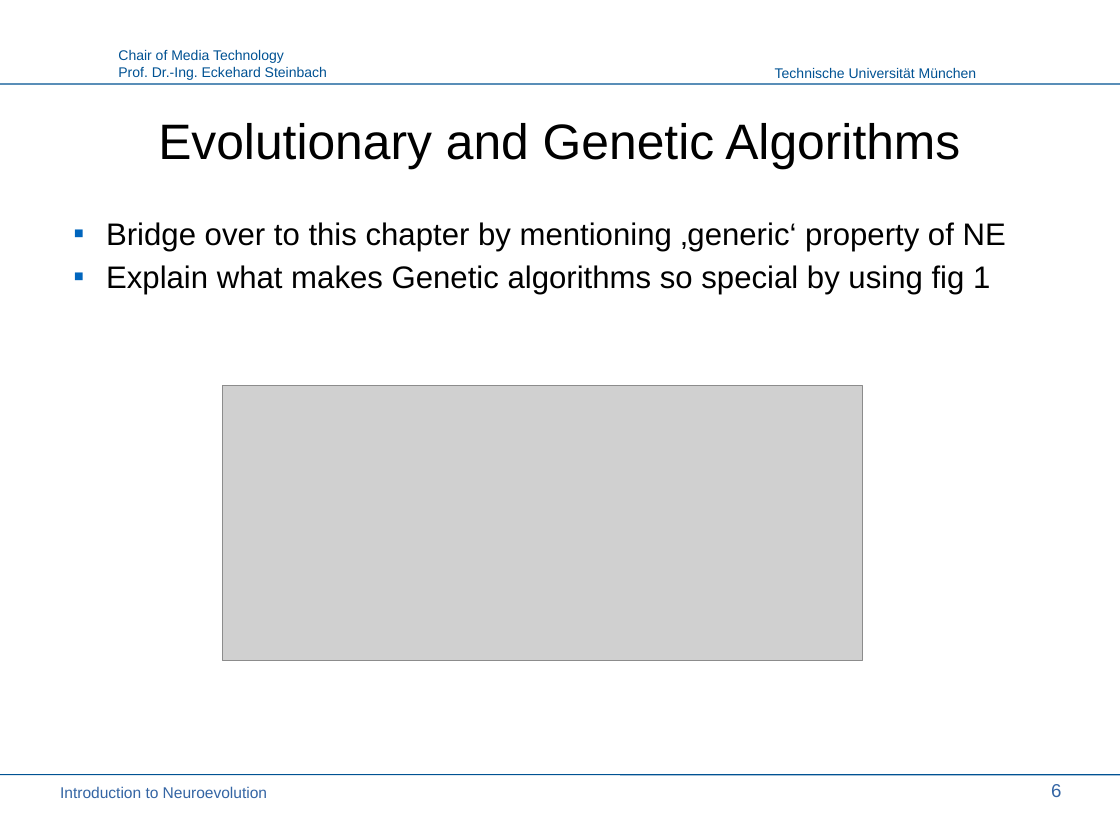
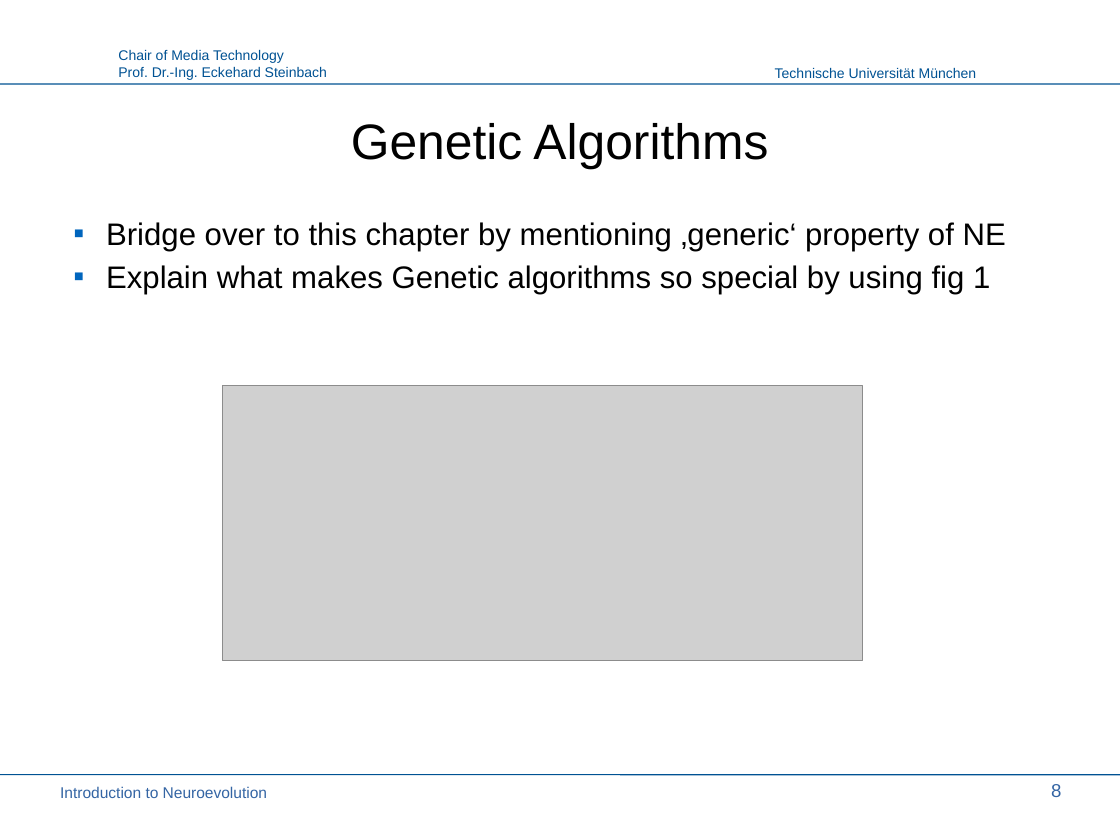
Before and after one commit to PaulPauls/Neuroevolution_of_Augmenting_Topologies_Paper, a slide deck: slide 8 of presentation/neuroevolution_presentation.odp (slide 6 before the commit). Drawn at 1120x840 pixels with LibreOffice and Linux fonts; fonts in the diff are those of the drawing; grey boxes stand for pictures; background and template pictures are left out. Boxes give left, top, right and bottom in pixels: in the first picture for what was removed or moved away, otherwise in the second. Text is boxed around its words. In the diff, an @@ line names an element or a change of style, - is before the commit and + after.

Commit message:
Iterate over presentation, adding some text from paper also applicable in presentation

```diff
--- a/presentation/neuroevolution_presentation.odp
+++ b/presentation/neuroevolution_presentation.odp
@@ title at box(351, 123, 768, 169): text changed @@
-Evolutionary and Genetic Algorithms
+Genetic Algorithms
```
Also in this commit, not shown: 7 other slides changed, 2 slides added.
